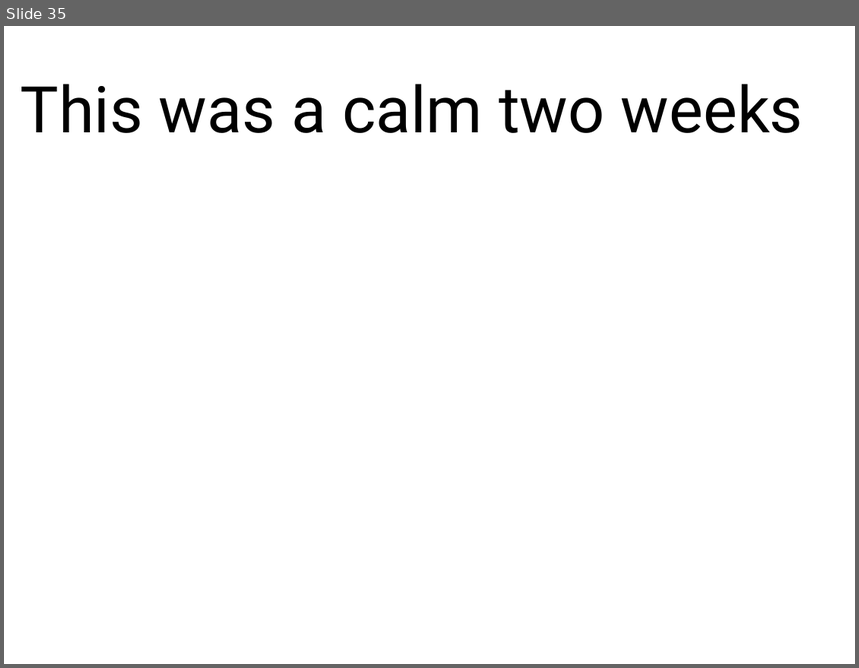
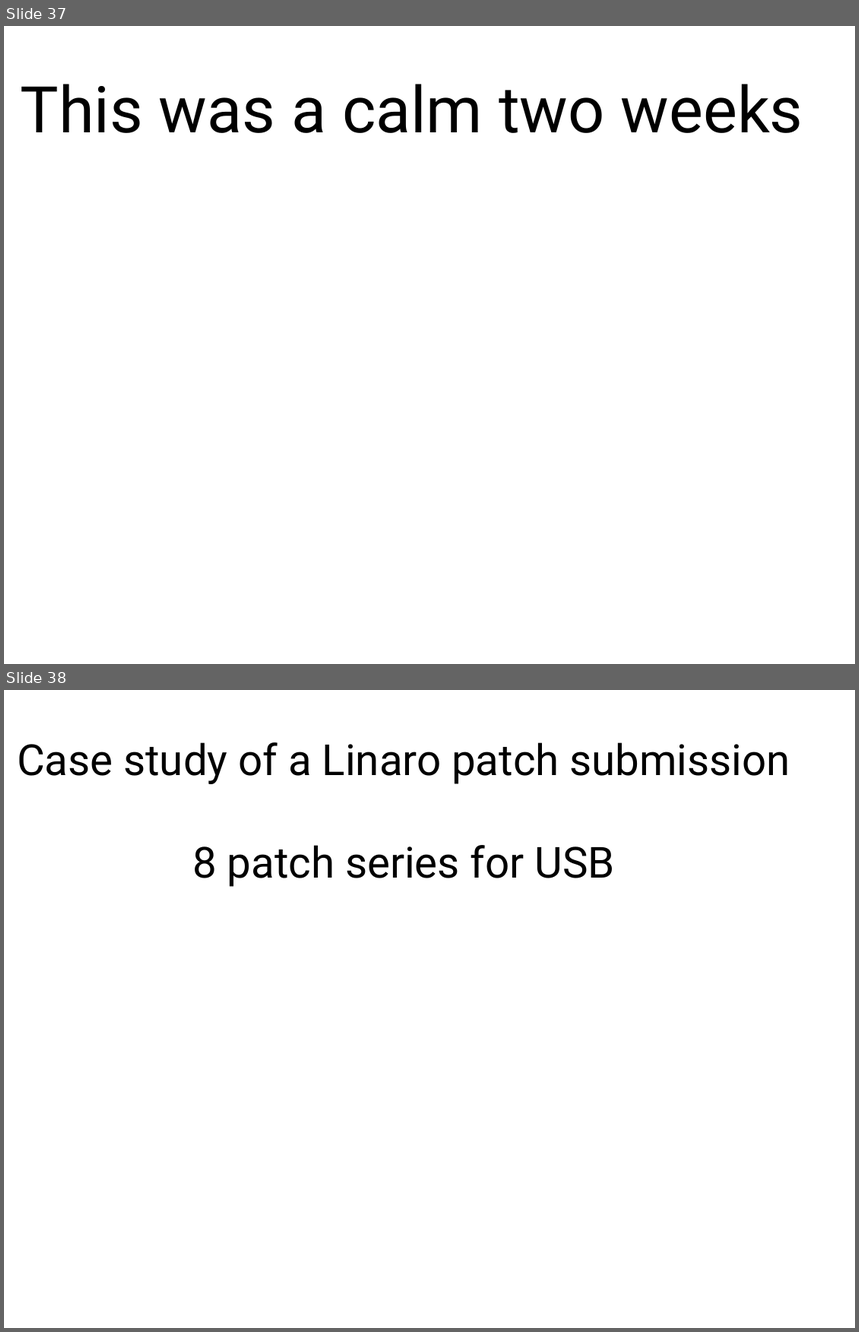
Before and after one commit to gregkh/presentation-linux-maintainer, a slide deck: maintainer.odp. Shown one above the other, each under a label of ours: slide 35 before the commit, slides 37 and 38 after it. The pictures are 859x668 and 859x1332 pixels, drawn with LibreOffice and Linux fonts; fonts in the diff are those of the drawing. Boxes give left, top, right and bottom in pixels: in the first picture for what was removed or moved away, otherwise in the second. Text is boxed around its words. In the diff, an @@ line names an element or a change of style, - is before the commit and + after.

```diff
--- a/maintainer.odp
+++ b/maintainer.odp
@@ slide 38 added at (4,690,855,1328), background #FFFFFF @@
@@ text added at (17,742,791,887), 40 pt, text #000000 @@
+Case study of a Linaro patch submission
+8 patch series for USB
@@ what was slide 35 is now slide 37 @@
```
Also in this commit, not shown: 2 slides changed, 16 other slides added, 1 other file.
